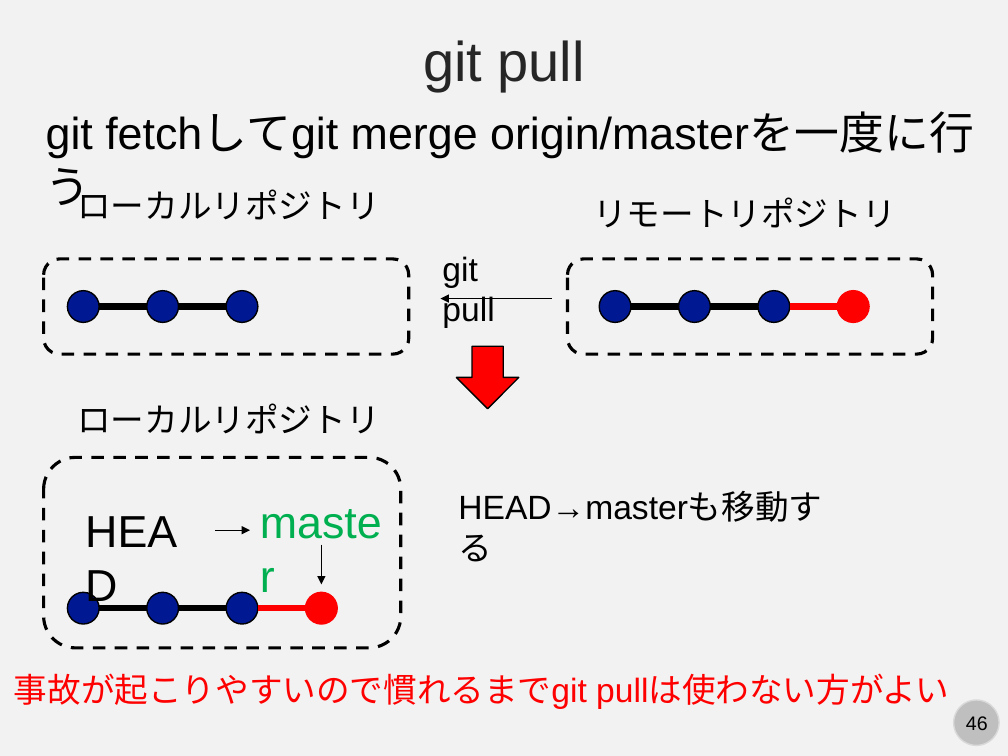
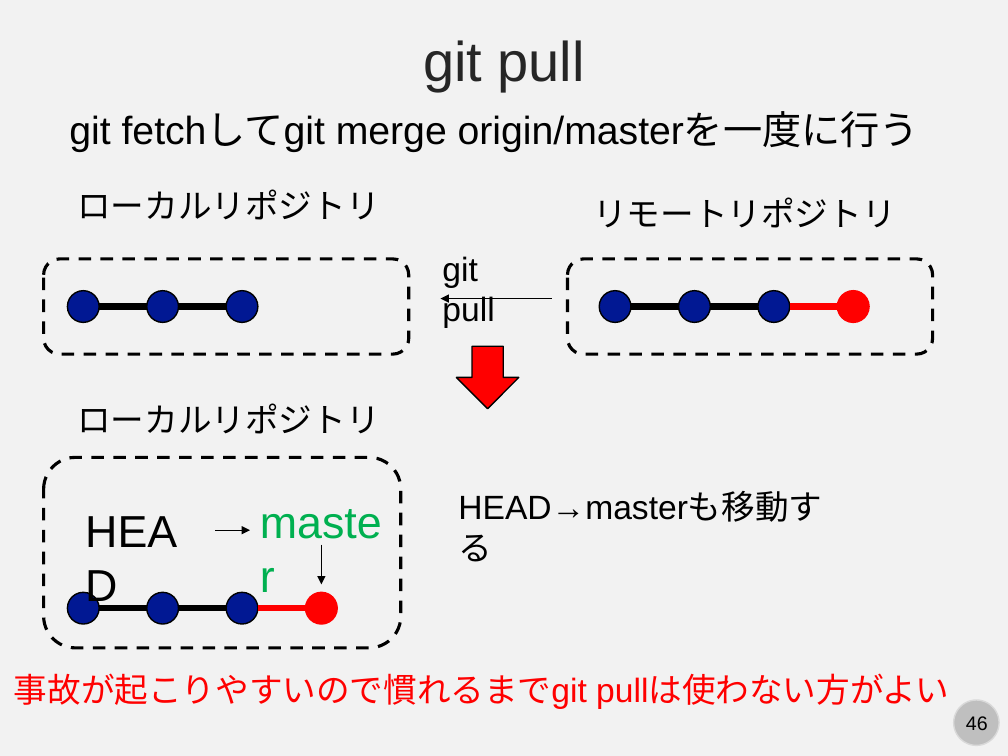
Before and after one commit to kaityo256/lab_startup, a slide deck: slide 46 of git/fig/start_git.pptx. Drawn at 1008x756 pixels with LibreOffice and Linux fonts; fonts in the diff are those of the drawing. Boxes give left, top, right and bottom in pixels: in the first picture for what was removed or moved away, otherwise in the second. Text is boxed around its words. In the diff, an @@ line names an element or a change of style, - is before the commit and + after.

```diff
--- a/git/fig/start_git.pptx
+++ b/git/fig/start_git.pptx
@@ text "git fetchしてgit merge origin/masterを一度に行う" moved from (x1=46, y1=114, x2=974, y2=158) to (x1=69, y1=113, x2=919, y2=152) @@
@@ text "git fetchしてgit merge origin/masterを一度に行う" at (x1=69, y1=113, x2=919, y2=152): size 32 to 28 pt @@
```
Also in this commit, not shown: 13 other slides changed, 1 other file.
